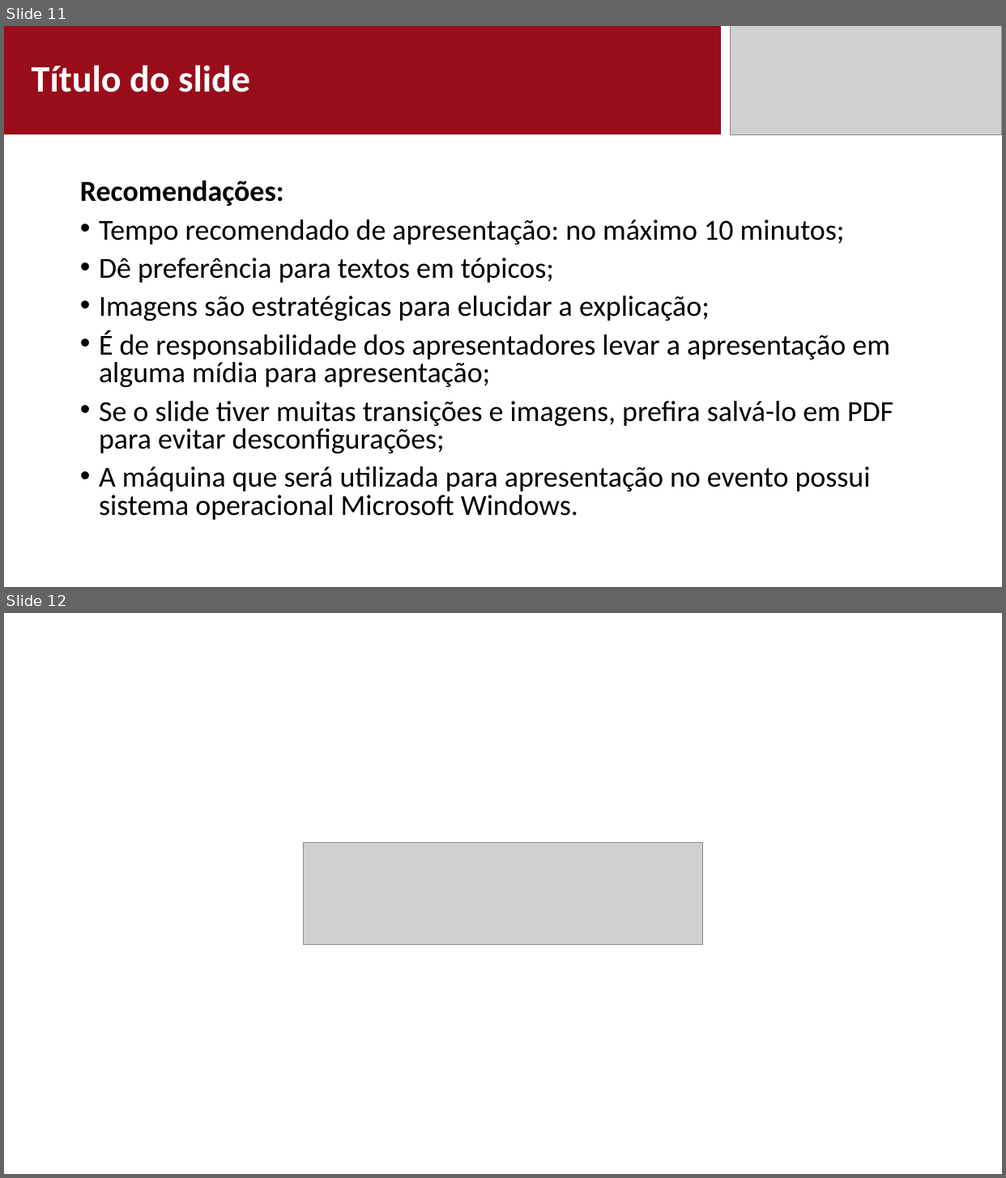
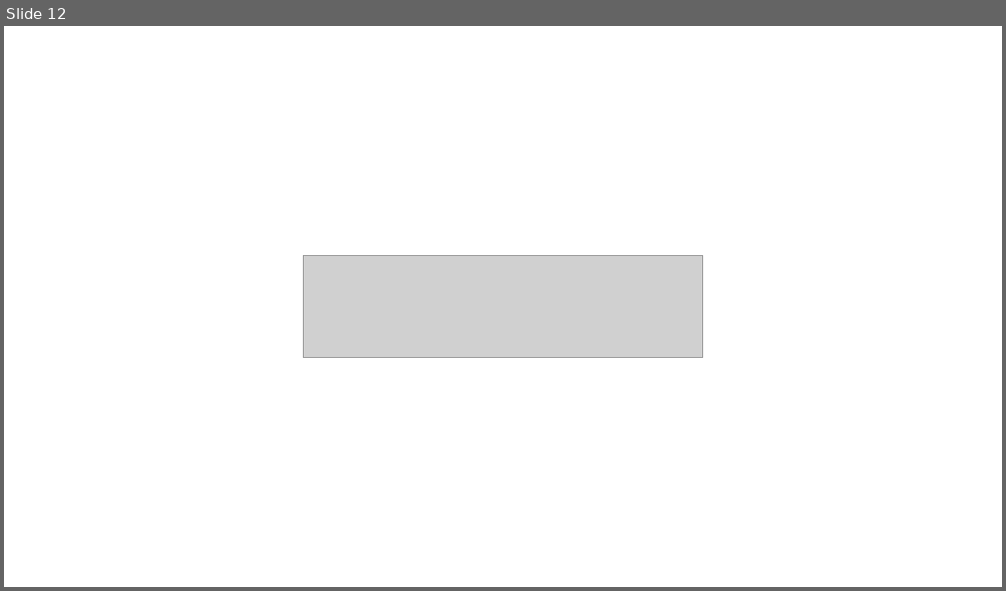
Before and after one commit to deveveryday/III-Congresso-UniSENAI-SP, a slide deck: Templateslide_CongressoUniSENAISP.ddbd16922c204ecca202.pptx. Shown one above the other, each under a label of ours: slides 11 and 12 before the commit, slide 12 after it. The pictures are 1006x1178 and 1006x591 pixels, drawn with LibreOffice and Linux fonts; fonts in the diff are those of the drawing; grey boxes stand for pictures; background and template pictures are left out. Boxes give left, top, right and bottom in pixels: in the first picture for what was removed or moved away, otherwise in the second. Text is boxed around its words. In the diff, an @@ line names an element or a change of style, - is before the commit and + after.

```diff
--- a/Templateslide_CongressoUniSENAISP.ddbd16922c204ecca202.pptx
+++ b/Templateslide_CongressoUniSENAISP.ddbd16922c204ecca202.pptx
@@ slide 11 removed at (x1=4, y1=26, x2=1002, y2=587), background #FFFFFF @@
@@ rectangle removed at (x1=4, y1=26, x2=721, y2=135) @@
@@ picture removed at (x1=731, y1=26, x2=1002, y2=135) @@
@@ title removed at (x1=32, y1=65, x2=250, y2=92) @@
-Título do slide
@@ text removed at (x1=80, y1=180, x2=893, y2=520) @@
-Recomendações:
-• Tempo recomendado de apresentação: no máximo 10 minutos;
-• Dê preferência para textos em tópicos;
-• Imagens são estratégicas para elucidar a explicação;
-• É de responsabilidade dos apresentadores levar a apresentação em alguma mídia para apresentação;
-• Se o slide tiver muitas transições e imagens, prefira salvá-lo em PDF para evitar desconfigurações;
-• A máquina que será utilizada para apresentação no evento possui sistema operacional Microsoft Windows.
```
Also in this commit, not shown: 1 slide changed, 1 slide added.
